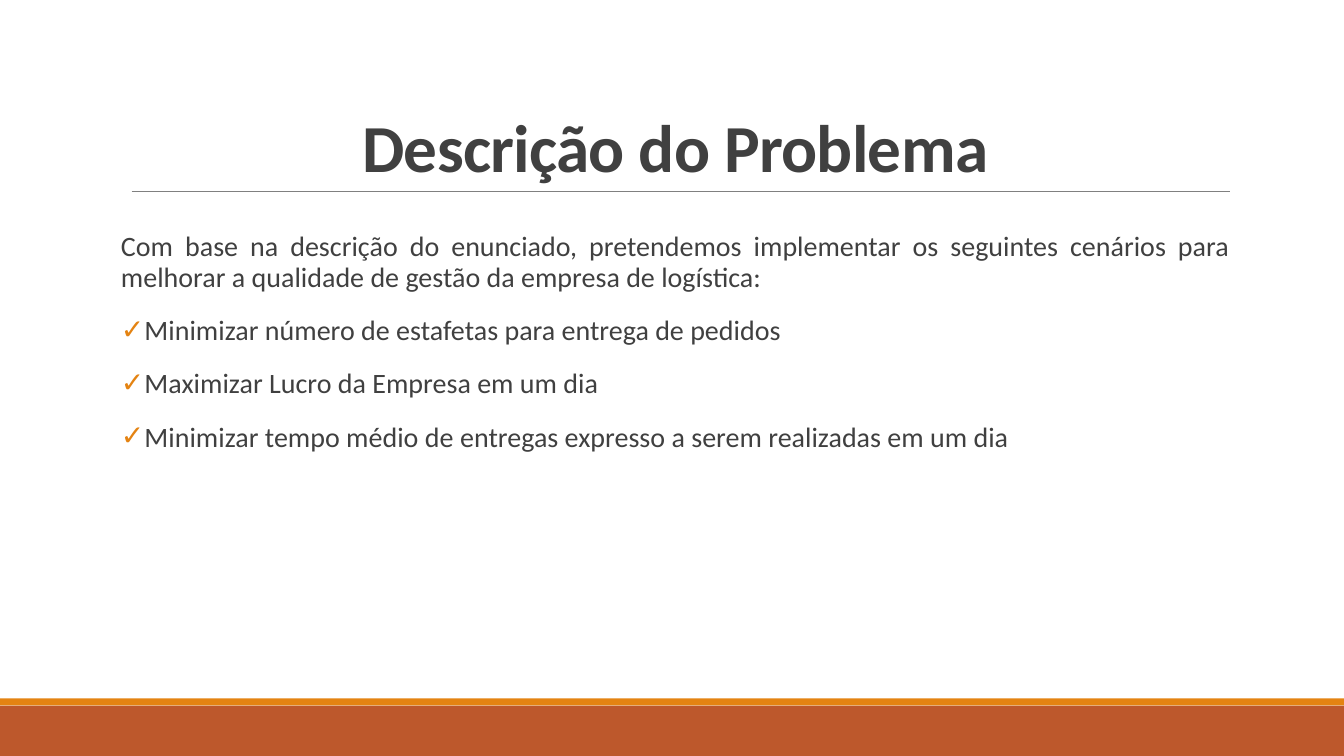
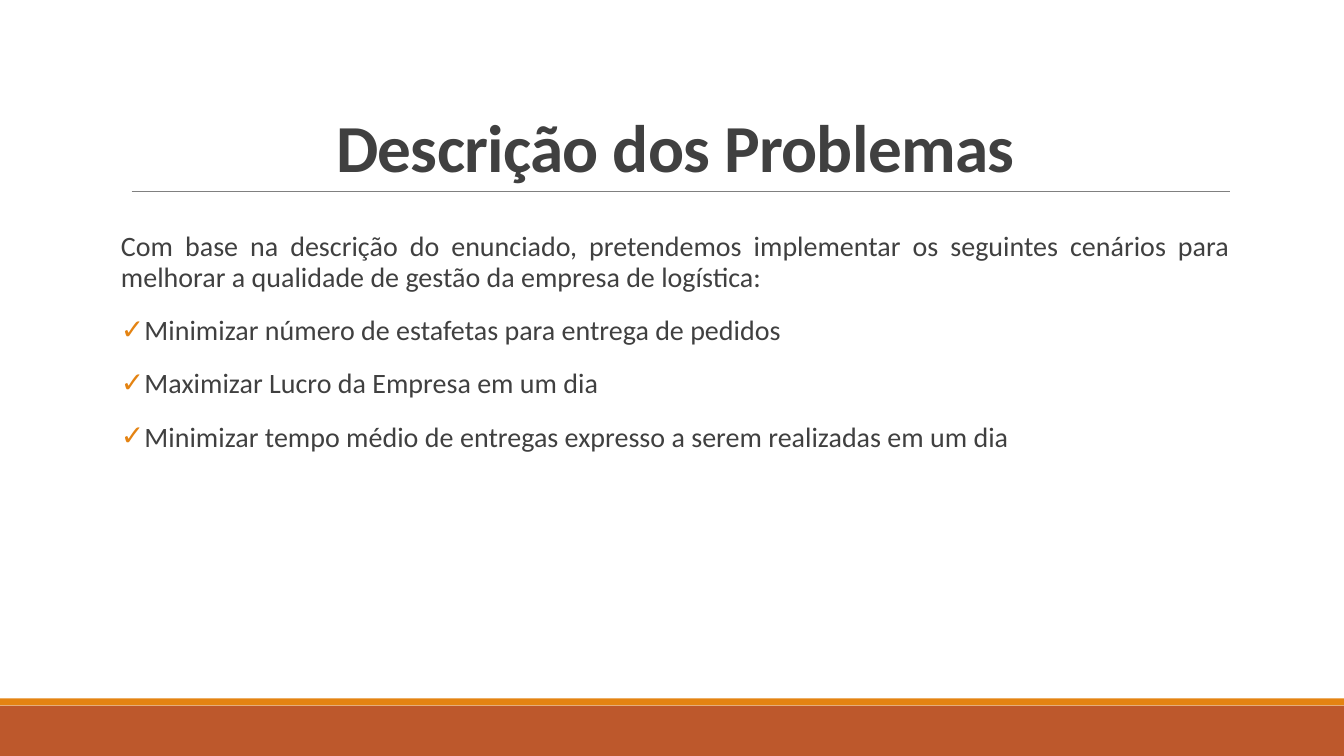
Before and after one commit to Miggs7/DA-Proj-22, a slide deck: slide 2 of Presentation/Logística Urbana para Entrega de Mercadorias.pptx. Drawn at 1344x756 pixels with LibreOffice and Linux fonts; fonts in the diff are those of the drawing. Boxes give left, top, right and bottom in pixels: in the first picture for what was removed or moved away, otherwise in the second. Text is boxed around its words. In the diff, an @@ line names an element or a change of style, - is before the commit and + after.

```diff
--- a/Presentation/Logística Urbana para Entrega de Mercadorias.pptx
+++ b/Presentation/Logística Urbana para Entrega de Mercadorias.pptx
@@ title at [336, 125, 1014, 184]: text changed @@
-Descrição do Problema
+Descrição dos Problemas
```
Also in this commit, not shown: 5 other slides changed, 2 slides added, 3 slides removed, 3 other files.
